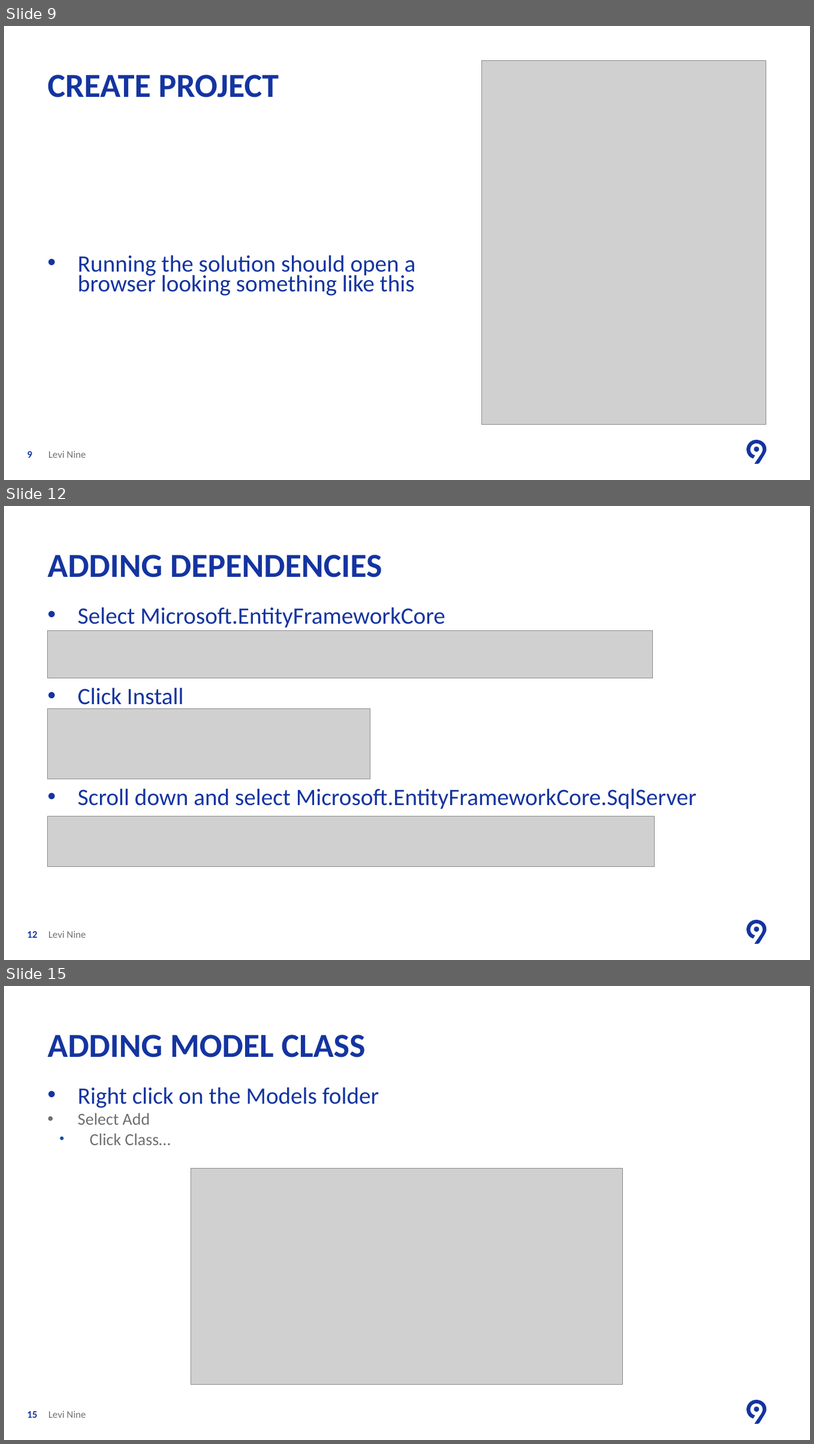
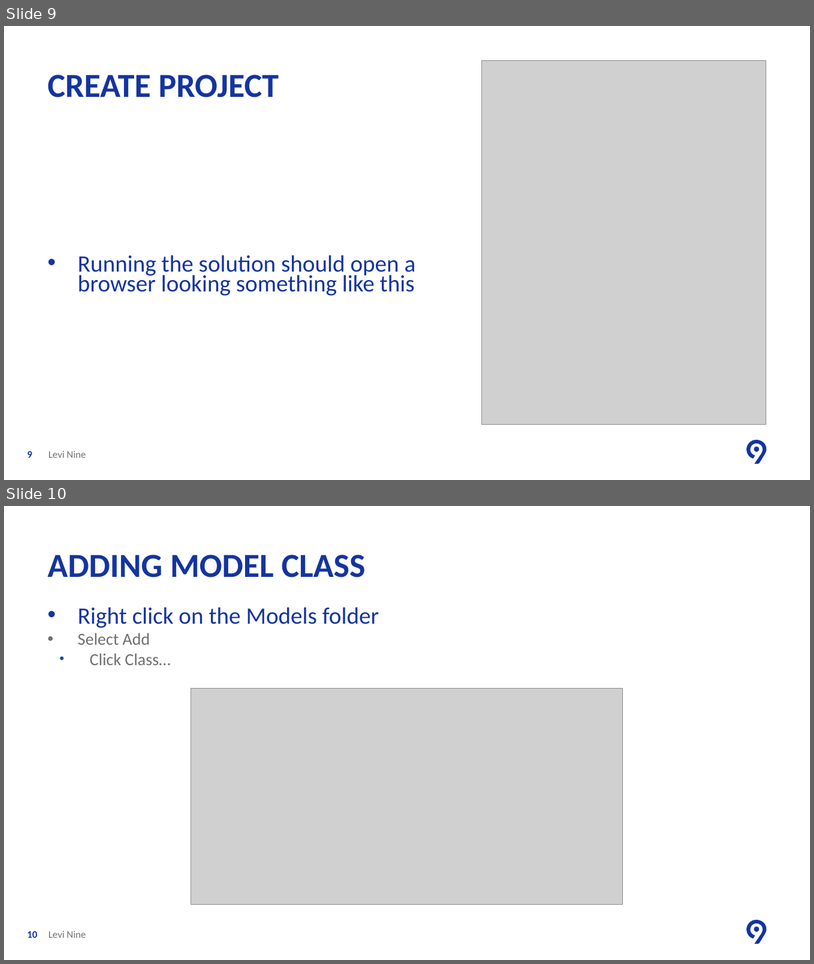
Before and after one commit to ancasturza/PracticaAC2018, a slide deck: PPT/L1/Lesson One Create Web Application.pptx. Shown one above the other, each under a label of ours: slides 9, 12 and 15 before the commit, slides 9 and 10 after it; the slides between them are not shown. The pictures are 814x1444 and 814x964 pixels, drawn with LibreOffice and Linux fonts; fonts in the diff are those of the drawing; grey boxes stand for pictures; background and template pictures are left out. Boxes give left, top, right and bottom in pixels: in the first picture for what was removed or moved away, otherwise in the second. Text is boxed around its words. In the diff, an @@ line names an element or a change of style, - is before the commit and + after.

```diff
--- a/PPT/L1/Lesson One Create Web Application.pptx
+++ b/PPT/L1/Lesson One Create Web Application.pptx
@@ slide 12 removed at [4,506,810,960], background #FFFFFF; not listed: 2 template elements that a slide beside it also shows @@
@@ title removed at [48,555,382,577] @@
-ADDING DEPENDENCIES
@@ text removed at [78,607,697,809] @@
-• Select Microsoft.EntityFrameworkCore
-• Click Install
-• Scroll down and select Microsoft.EntityFrameworkCore.SqlServer
@@ picture removed at [48,631,653,678] @@
@@ picture removed at [48,709,370,779] @@
@@ picture removed at [48,816,655,867] @@
@@ page number removed at [27,931,38,937] @@
-12
@@ text removed at [48,930,86,937] @@
-Levi Nine
@@ what was slide 15 is now slide 10 @@
@@ page number at [27,931,38,937]: text changed @@
-15
+10
```
Also in this commit, not shown: 3 slides added, 4 other slides removed, 9 other files.
